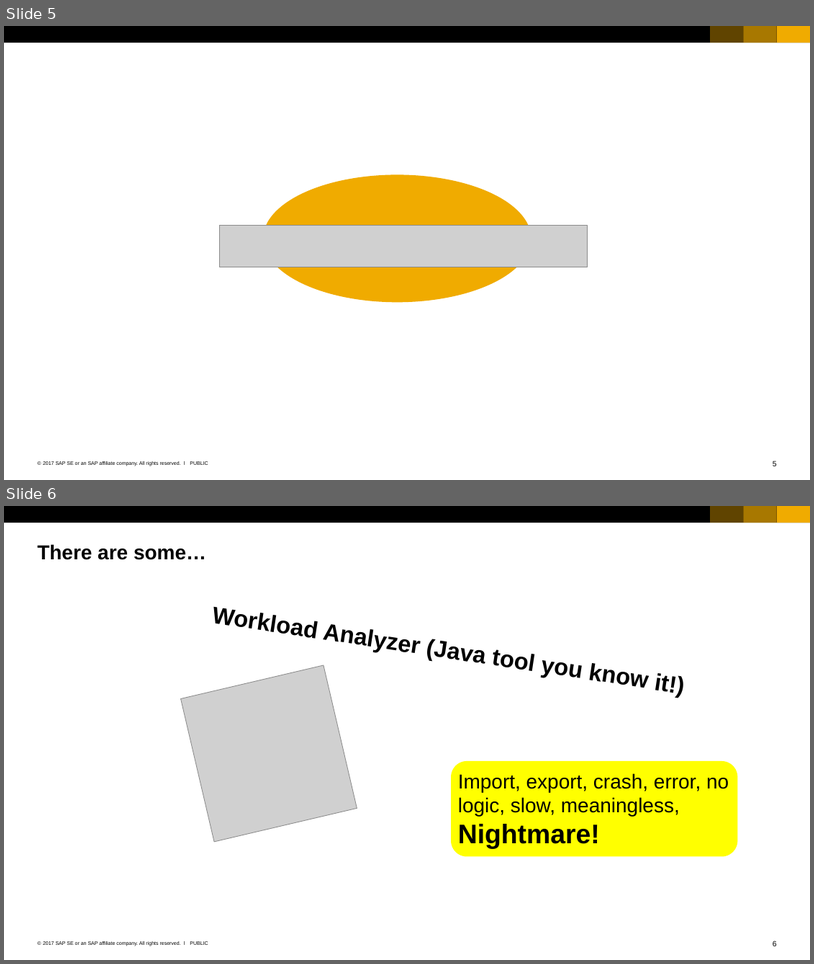
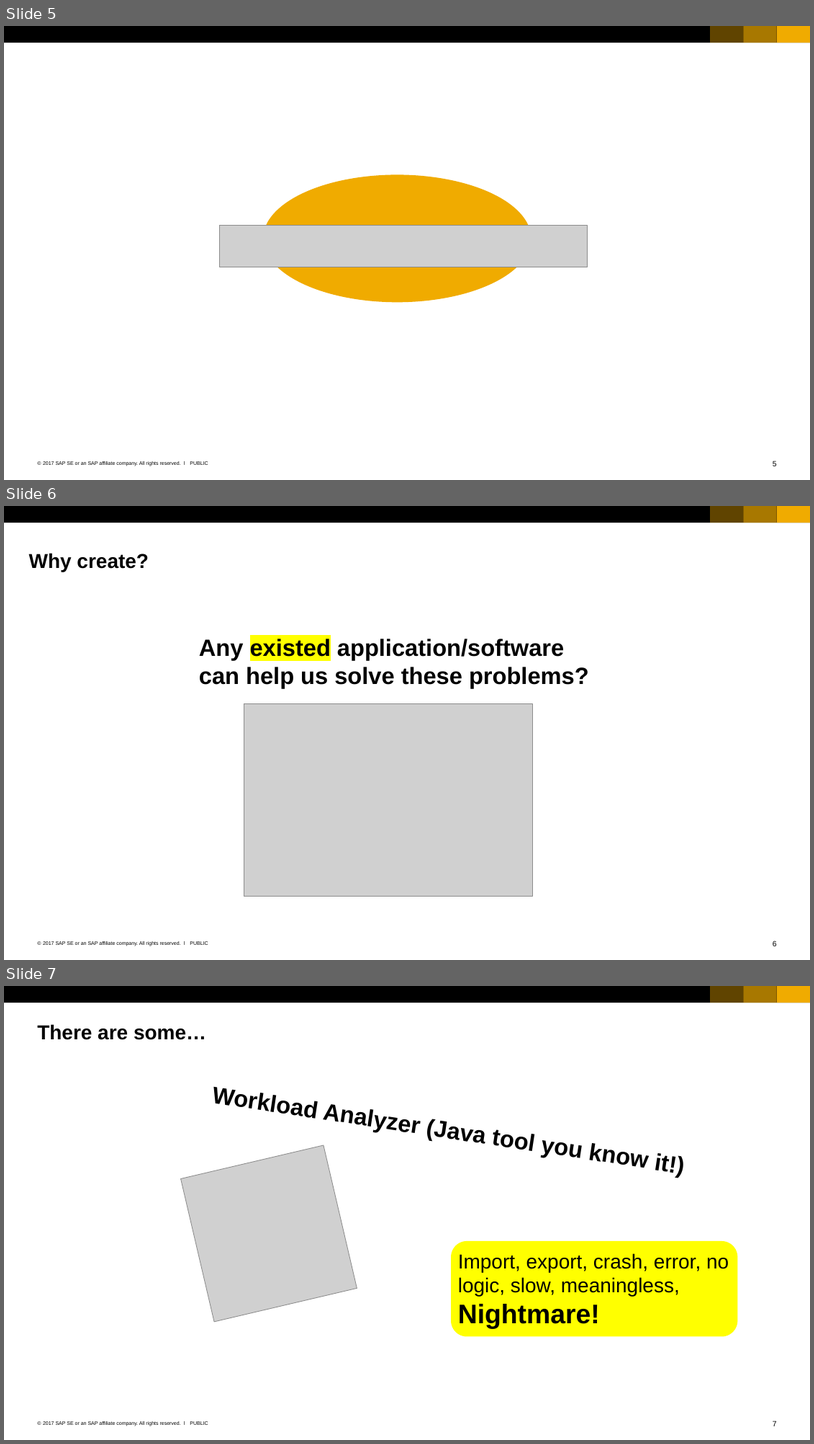
Before and after one commit to Ahaan17Saroch/Queue-Manager-Cloud-Dispatcher, a slide deck: SAP_2017_16x9_black_and_white.pptx. Shown one above the other, each under a label of ours: slides 5 and 6 before the commit, slides 5, 6 and 7 after it. The pictures are 814x964 and 814x1444 pixels, drawn with LibreOffice and Linux fonts; fonts in the diff are those of the drawing; grey boxes stand for pictures. Boxes give left, top, right and bottom in pixels: in the first picture for what was removed or moved away, otherwise in the second. Text is boxed around its words. In the diff, an @@ line names an element or a change of style, - is before the commit and + after.

```diff
--- a/SAP_2017_16x9_black_and_white.pptx
+++ b/SAP_2017_16x9_black_and_white.pptx
@@ slide 6 added at (4, 506, 810, 960), background #FFFFFF; not listed: 7 template elements that a slide beside it also shows @@
@@ title added at (29, 553, 149, 572), 24 pt, text #000000, bold @@
+Why create?
@@ text added at (199, 638, 589, 688), 28 pt, text #000000, bold @@
+Any existed application/software can help us solve these problems?
@@ picture added at (244, 703, 533, 896) @@
@@ what was slide 6 is now slide 7 @@
@@ page number at (773, 1420, 777, 1426): text changed @@
-6
+7
```
Also in this commit, not shown: 5 slides changed, 2 other files.
